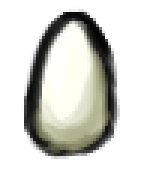
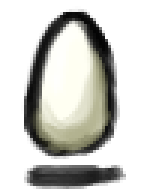
Layered file, before and after one edit (144x192). Changes by layer:
painted on "Egg Body #1" over (24, 165, 126, 189)
